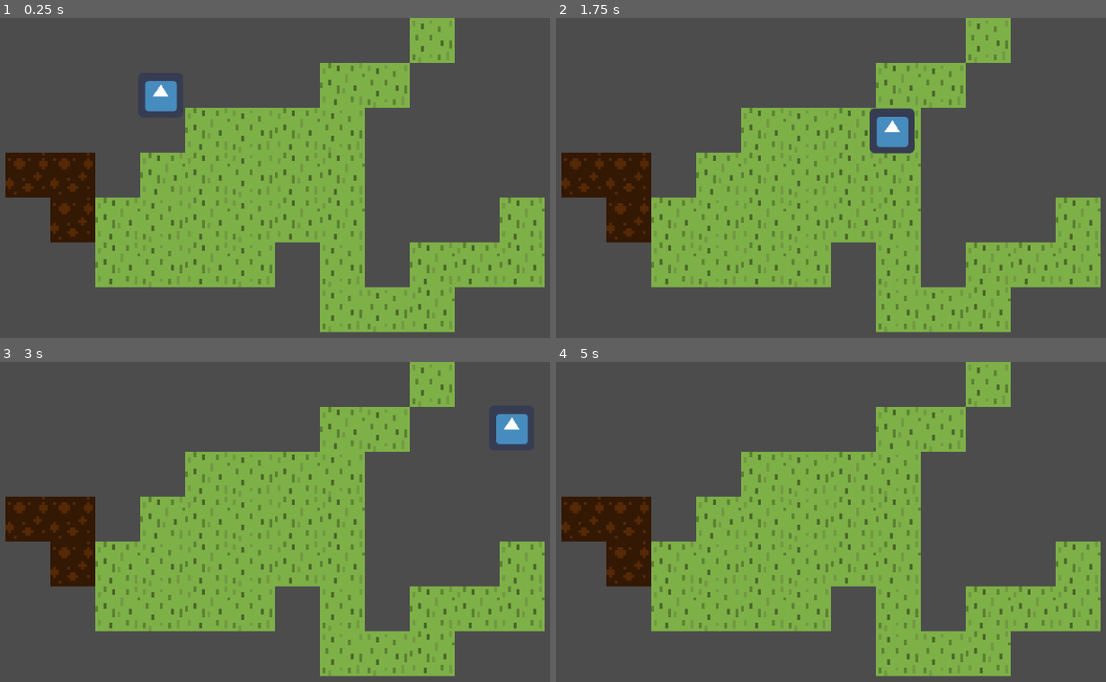
Above: before the commit, frames 1-4 (two rows, left to right).
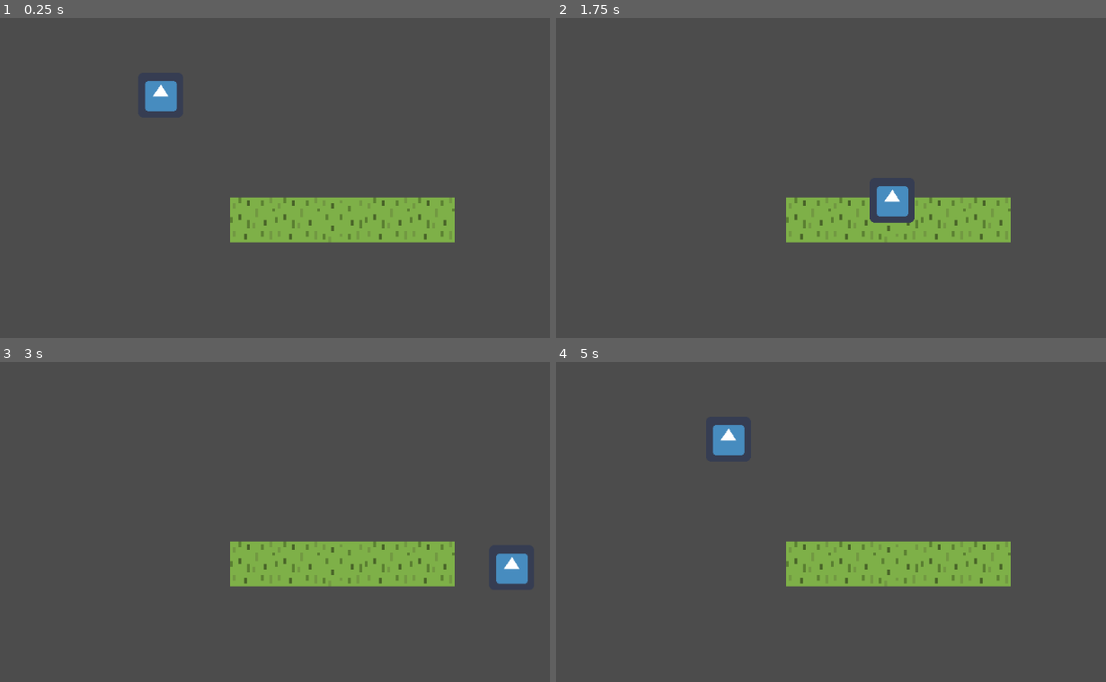
Above: after the commit, the same moments.

Repository: nalton-software/godot-fire-jam
Game: Godot game, scene res://scenes/Main.tscn
Two runs of this game, one before a commit and one after it. Both use one fixed random seed, a clock stepped at 60 frames per second and the inputs below. The engine's default icon, where the game draws it, is replaced by a stand-in: a white triangle on a blue panel in a dark square.
Inputs:
- Up to frame 1 (0.25 s): no input
- Up to frame 2 (1.75 s): tap Enter at 0.5 s; hold Right (ui_right) 0.53-1.28 s; hold Down (ui_down) from 1.28 s (still down)
- Up to frame 3 (3 s): release Down (ui_down) at 2.03 s; hold Right (ui_right) 2.03-2.78 s; hold Up (ui_up) from 2.78 s (still down)
- Up to frame 4 (5 s): release Up (ui_up) at 3.53 s; hold Left (ui_left) from 3.53 s (still down)

The runs differ from the first frame. In frame 1, 37% of the frame differs, in the area x 0-100%, y 0-99%; in frame 2, 37%; in frame 3, 38%; in frame 4, 38%.

Commit message:
fix dirt

Diff:
--- a/resources/tileset.tres
+++ b/resources/tileset.tres
@@ -9,11 +9,11 @@
 points = PoolVector2Array( 0, 0, 16, 0, 16, 16, 0, 16 )
 
 [resource]
-0/name = "Grass"
+0/name = "Dirt"
 0/texture = ExtResource( 1 )
 0/tex_offset = Vector2( 0, 0 )
 0/modulate = Color( 1, 1, 1, 1 )
-0/region = Rect2( 0, 0, 32, 16 )
+0/region = Rect2( 32, 0, 32, 16 )
 0/tile_mode = 2
 0/autotile/icon_coordinate = Vector2( 0, 0 )
 0/autotile/tile_size = Vector2( 16, 16 )
@@ -30,32 +30,11 @@
 0/shape_one_way_margin = 0.0
 0/shapes = [  ]
 0/z_index = 0
-1/name = "Dirt"
-1/texture = ExtResource( 1 )
-1/tex_offset = Vector2( 0, 0 )
-1/modulate = Color( 1, 1, 1, 1 )
-1/region = Rect2( 0, 16, 32, 16 )
-1/tile_mode = 2
-1/autotile/icon_coordinate = Vector2( 0, 0 )
-1/autotile/tile_size = Vector2( 16, 16 )
-1/autotile/spacing = 0
-1/autotile/occluder_map = [  ]
-1/autotile/navpoly_map = [  ]
-1/autotile/priority_map = [  ]
-1/autotile/z_index_map = [  ]
-1/occluder_offset = Vector2( 0, 0 )
-1/navigation_offset = Vector2( 0, 0 )
-1/shape_offset = Vector2( 0, 0 )
-1/shape_transform = Transform2D( 1, 0, 0, 1, 0, 0 )
-1/shape_one_way = false
-1/shape_one_way_margin = 0.0
-1/shapes = [  ]
-1/z_index = 0
-2/name = "Trees"
+2/name = "Grass"
 2/texture = ExtResource( 1 )
 2/tex_offset = Vector2( 0, 0 )
 2/modulate = Color( 1, 1, 1, 1 )
-2/region = Rect2( 32, 0, 32, 16 )
+2/region = Rect2( 0, 0, 32, 16 )
 2/tile_mode = 2
 2/autotile/icon_coordinate = Vector2( 0, 0 )
 2/autotile/tile_size = Vector2( 16, 16 )
@@ -68,10 +47,31 @@
 2/navigation_offset = Vector2( 0, 0 )
 2/shape_offset = Vector2( 0, 0 )
 2/shape_transform = Transform2D( 1, 0, 0, 1, 0, 0 )
-2/shape = SubResource( 1 )
 2/shape_one_way = false
-2/shape_one_way_margin = 1.0
-2/shapes = [ {
+2/shape_one_way_margin = 0.0
+2/shapes = [  ]
+2/z_index = 0
+3/name = "Trees"
+3/texture = ExtResource( 1 )
+3/tex_offset = Vector2( 0, 0 )
+3/modulate = Color( 1, 1, 1, 1 )
+3/region = Rect2( 0, 16, 32, 16 )
+3/tile_mode = 2
+3/autotile/icon_coordinate = Vector2( 0, 0 )
+3/autotile/tile_size = Vector2( 16, 16 )
+3/autotile/spacing = 0
+3/autotile/occluder_map = [  ]
+3/autotile/navpoly_map = [  ]
+3/autotile/priority_map = [  ]
+3/autotile/z_index_map = [  ]
+3/occluder_offset = Vector2( 0, 0 )
+3/navigation_offset = Vector2( 0, 0 )
+3/shape_offset = Vector2( 0, 0 )
+3/shape_transform = Transform2D( 1, 0, 0, 1, 0, 0 )
+3/shape = SubResource( 1 )
+3/shape_one_way = false
+3/shape_one_way_margin = 1.0
+3/shapes = [ {
 "autotile_coord": Vector2( 0, 0 ),
 "one_way": false,
 "one_way_margin": 1.0,
@@ -84,4 +84,4 @@
 "shape": SubResource( 2 ),
 "shape_transform": Transform2D( 1, 0, 0, 1, 0, 0 )
 } ]
-2/z_index = 0
+3/z_index = 0
--- a/scenes/Main.tscn
+++ b/scenes/Main.tscn
@@ -17,14 +17,13 @@
 tile_set = ExtResource( 1 )
 cell_size = Vector2( 16, 16 )
 format = 1
-tile_data = PoolIntArray( 196610, 2, 1, 196611, 2, 1, 196614, 2, 0, 196615, 2, 0, 196616, 2, 1, 196617, 2, 1, 262147, 2, 1, 262148, 2, 1, 262149, 2, 1, 262150, 2, 0, 262153, 2, 1, 327689, 2, 0 )
 
 [node name="Grass" type="TileMap" parent="."]
 scale = Vector2( 4, 4 )
 tile_set = ExtResource( 1 )
 cell_size = Vector2( 16, 16 )
 format = 1
-tile_data = PoolIntArray( -65524, 0, 0, 11, 0, 0, 65545, 0, 1, 65546, 0, 0, 131078, 0, 1, 131079, 0, 0, 131080, 0, 1, 131081, 0, 0, 196613, 0, 1, 196614, 0, 1, 196615, 0, 0, 196616, 0, 1, 196617, 0, 1, 262148, 0, 1, 262149, 0, 0, 262150, 0, 1, 262151, 0, 0, 262152, 0, 1, 262153, 0, 1, 262157, 0, 1, 327684, 0, 1, 327685, 0, 0, 327686, 0, 1, 327687, 0, 0, 327689, 0, 0, 327691, 0, 1, 327692, 0, 1, 327693, 0, 1, 393225, 0, 0, 393226, 0, 0, 393227, 0, 1 )
+tile_data = PoolIntArray( 262151, 2, 1, 262152, 2, 1, 262153, 2, 0, 262154, 2, 1, 262155, 2, 1 )
 
 [node name="Objects" type="TileMap" parent="."]
 scale = Vector2( 4, 4 )
--- a/scenes/Player.tscn
+++ b/scenes/Player.tscn
@@ -3,8 +3,9 @@
 [ext_resource path="res://scripts/Player.gd" type="Script" id=1]
 [ext_resource path="res://art/godot.png" type="Texture" id=2]
 
-[sub_resource type="RectangleShape2D" id=1]
-extents = Vector2( 27.5, 31 )
+[sub_resource type="CapsuleShape2D" id=1]
+radius = 21.9424
+height = 35.1147
 
 [node name="Player" type="KinematicBody2D"]
 script = ExtResource( 1 )
